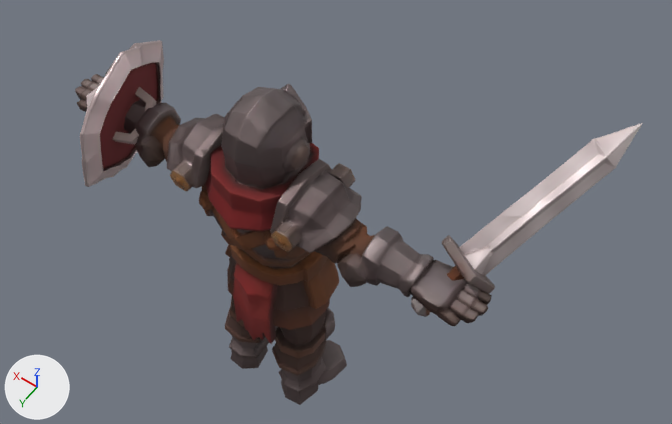
An edit to the glTF model blender/exports/v2_enemy_knight.glb, drawn before and after from the same camera.
The view is the same before and after, from a camera (50 mm lens) standing at (-0.796, 0.885, 2.126) and looking at (-0.049, -0.161, 0.483). Every picture has the same lights, and +X, +Y and +Z are marked at lower left. The picture after the commit comes second. Where no turn or scale is listed for an object, it has been applied to the vertices. Vertices at exactly the same position are counted once.

Objects in the first picture: 'KnightBody', 'KnightShield', 'KnightSword'.
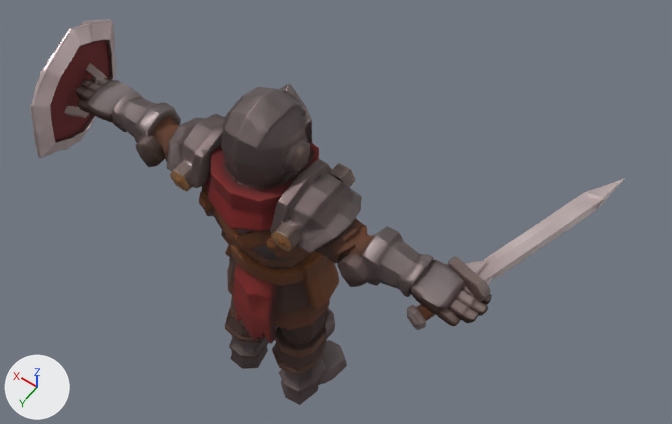
Where the newer file only moved an object's origin or applied its transform, the numbers keep the older frame.

Pixel boxes [x1, y1, x2, y2] of what changed, in the pictures (672 x 424 px):
'KnightShield', moved
    before: [80, 40, 164, 187]
    after: [30, 19, 116, 158]
'KnightSword', reshaped (6% narrower, 22% shorter)
    before: [411, 123, 643, 317]
    after: [407, 178, 625, 330]

The change, as a diff of the scene's bpy script:
```diff
--- a/blender/exports/v2_enemy_knight.glb.py
+++ b/blender/exports/v2_enemy_knight.glb.py
@@ me_tripo_mesh_23bb66e8_6fd9_4100_bd84_13f1e4ca77e5_001 @@
 # used by ob_knightsword; location = (-0.407, 0.012, 0.705)
-me_tripo_mesh_23bb66e8_6fd9_4100_bd84_13f1e4ca77e5_001.from_pydata(...)  # 9582 vertices, 19160 faces; spans x -0.17..0.039, y -0.356..0.061, z -0.046..0.233
+me_tripo_mesh_23bb66e8_6fd9_4100_bd84_13f1e4ca77e5_001.from_pydata(...)  # 9582 vertices, 19160 faces; spans x -0.166..0.031, y -0.408..0.081, z -0.064..0.048
+# me_tripo_mesh_23bb66e8_6fd9_4100_bd84_13f1e4ca77e5_001 part 1: the whole mesh is multiplied about its middle by the matrix ((0.009, -0.199, -0.98), (0.488, 0.856, -0.169), (0.873, -0.476, 0.105)), then moved by (-0.004, -0.008, -0.087)
 me_tripo_mesh_23bb66e8_6fd9_4100_bd84_13f1e4ca77e5_001.materials.append(mat_tripo_mat_23bb66e8_6fd9_4100_bd84_13f1e4ca77e5)
@@ ob_knightshield @@
 ob_knightshield = bpy.data.objects.new('KnightShield', me_tripo_mesh_775f464d_5eb4_45f4_a224_13d1101937b2_001)
-ob_knightshield.location = (0.355, 0.045, 0.737)
+ob_knightshield.location = (0.523, 0.028, 0.7)
```
